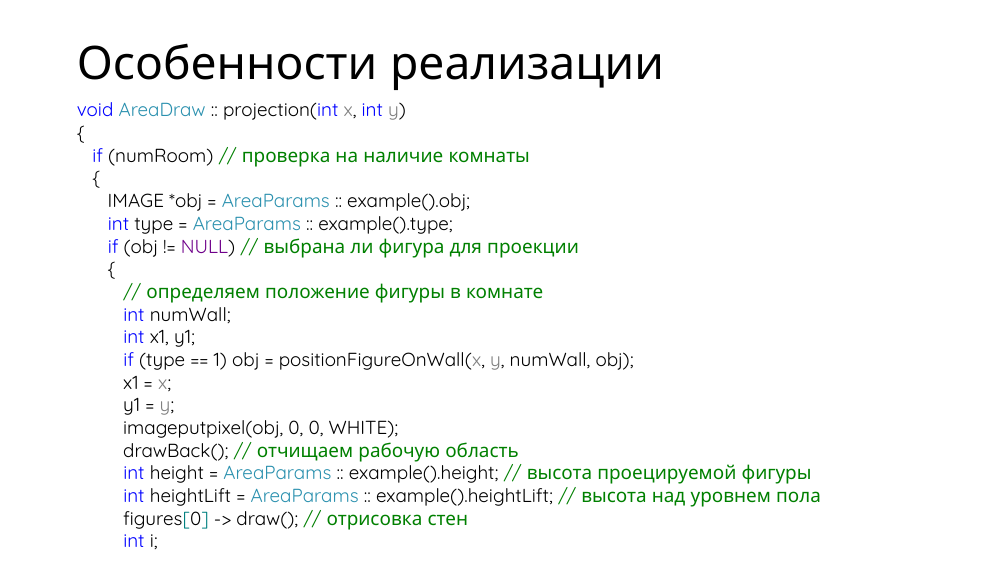
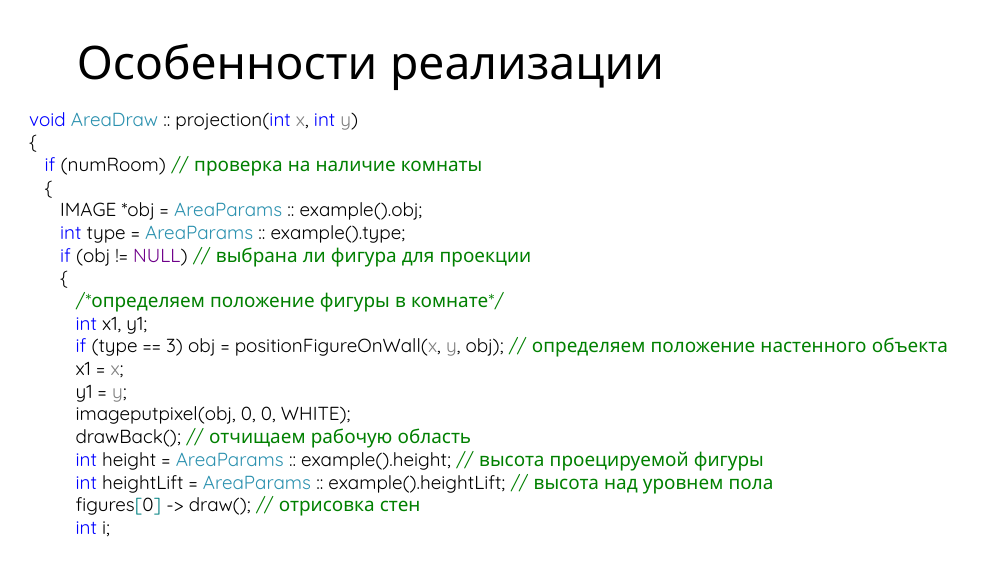
Before and after one commit to vladaderina/The-program-for-furniture-placement, a slide deck: slide 7 of Программа для размещения мебели.pptx. Drawn at 1008x567 pixels with LibreOffice and Linux fonts; fonts in the diff are those of the drawing. Boxes give left, top, right and bottom in pixels: in the first picture for what was removed or moved away, otherwise in the second. Text is boxed around its words. In the diff, an @@ line names an element or a change of style, - is before the commit and + after.

```diff
--- a/Программа для размещения мебели.pptx
+++ b/Программа для размещения мебели.pptx
@@ text "void AreaDraw :: projection(int x, ...": place and size @@
-text "void AreaDraw :: projection(int x, ..." at <box>77,102,821,549</box>
+text "void AreaDraw :: projection(int x, ..." at <box>29,112,948,537</box>
@@ text at <box>91,292,488,312</box>: text changed @@
-// определяем положение фигуры в комнате
-int numWall;
+/*определяем положение фигуры в комнате*/
@@ text at <box>76,333,948,357</box>: text changed @@
-if (type == 1) obj = positionFigureOnWall(x, y, numWall, obj);
+if (type == 3) obj = positionFigureOnWall(x, y, obj); // определяем положение настенного объекта
```
Also in this commit, not shown: 2 other slides changed, 1 slide added, 21 other files.
